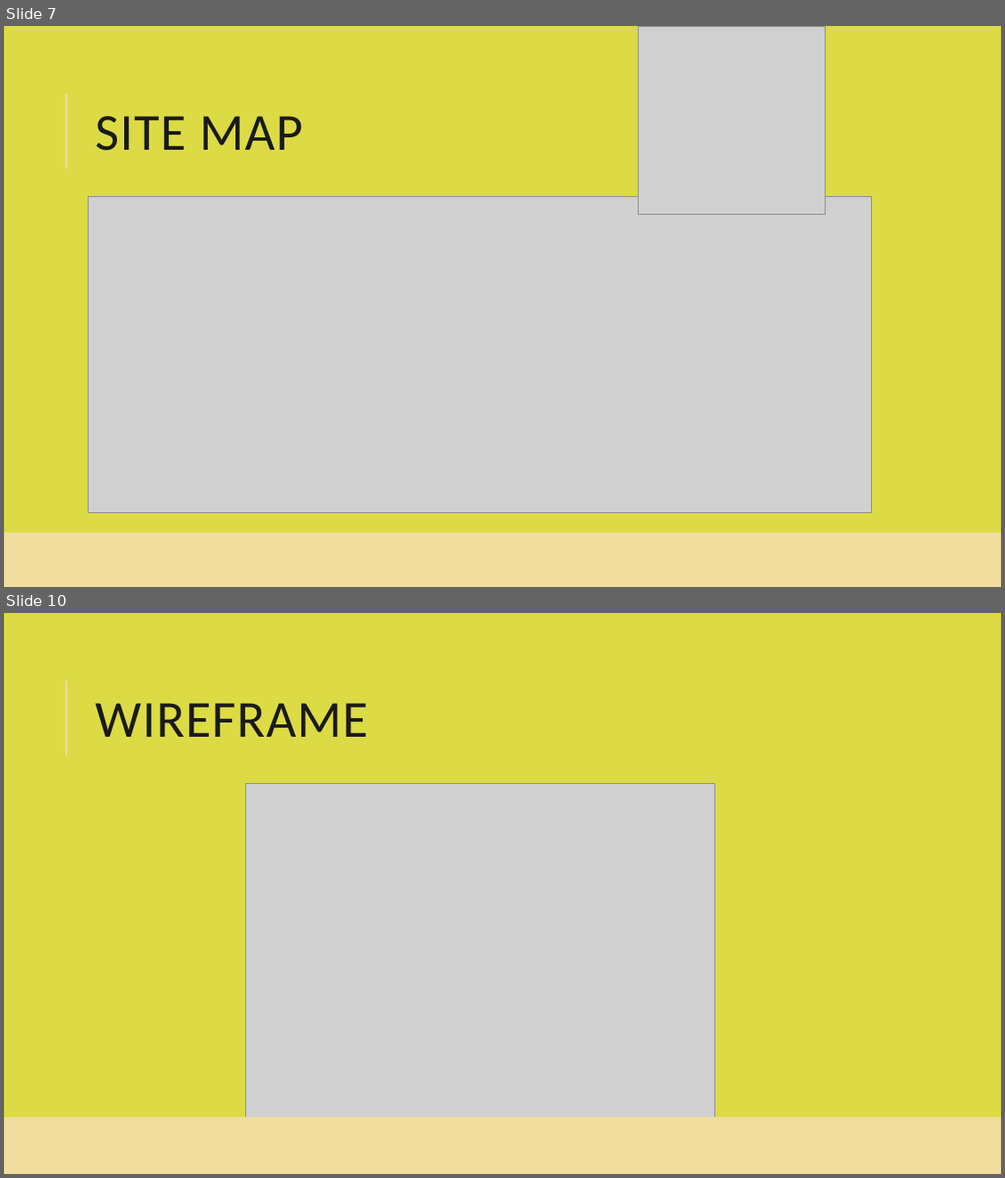
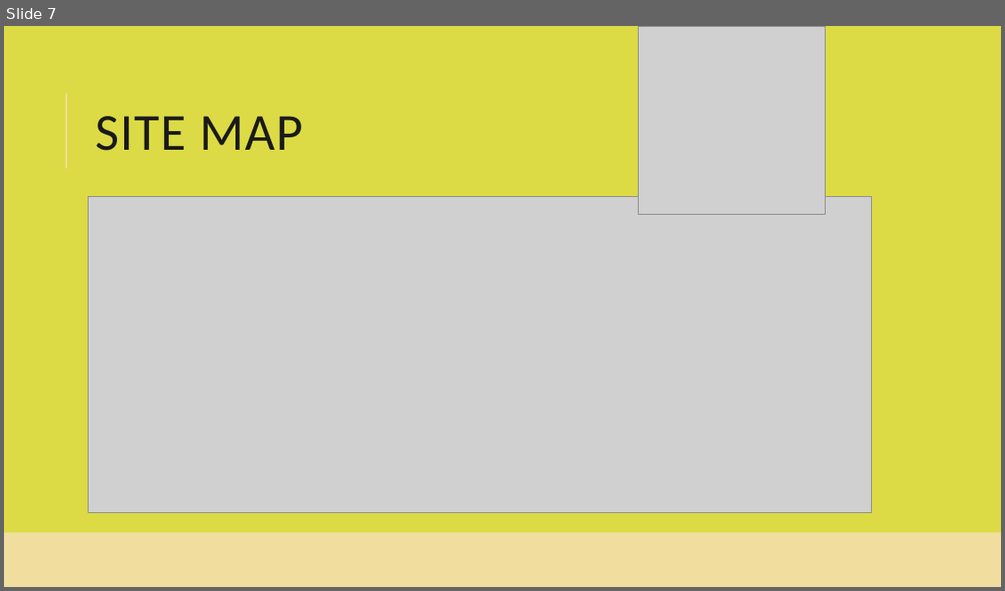
Before and after one commit to smiyaoka/forkPotatoDOC, a slide deck: ForkandPotatoUI.pptx. Shown one above the other, each under a label of ours: slides 7 and 10 before the commit, slide 7 after it; the slides between them are not shown. The pictures are 1005x1178 and 1005x591 pixels, drawn with LibreOffice and Linux fonts; fonts in the diff are those of the drawing; grey boxes stand for pictures. Boxes give left, top, right and bottom in pixels: in the first picture for what was removed or moved away, otherwise in the second. Text is boxed around its words. In the diff, an @@ line names an element or a change of style, - is before the commit and + after.

```diff
--- a/ForkandPotatoUI.pptx
+++ b/ForkandPotatoUI.pptx
@@ slide 10 removed at (4, 613, 1001, 1174), background #DCDB45; not listed: 1 template element that a slide beside it also shows @@
@@ title removed at (95, 703, 367, 737) @@
-WIREFRAME
@@ picture removed at (246, 784, 716, 1117) @@
@@ rectangle removed at (4, 1117, 1001, 1174) @@
@@ rectangle removed at (4, 1119, 1001, 1174) @@
```
Also in this commit, not shown: 1 slide changed, 3 slides added, 1 other slide removed.
